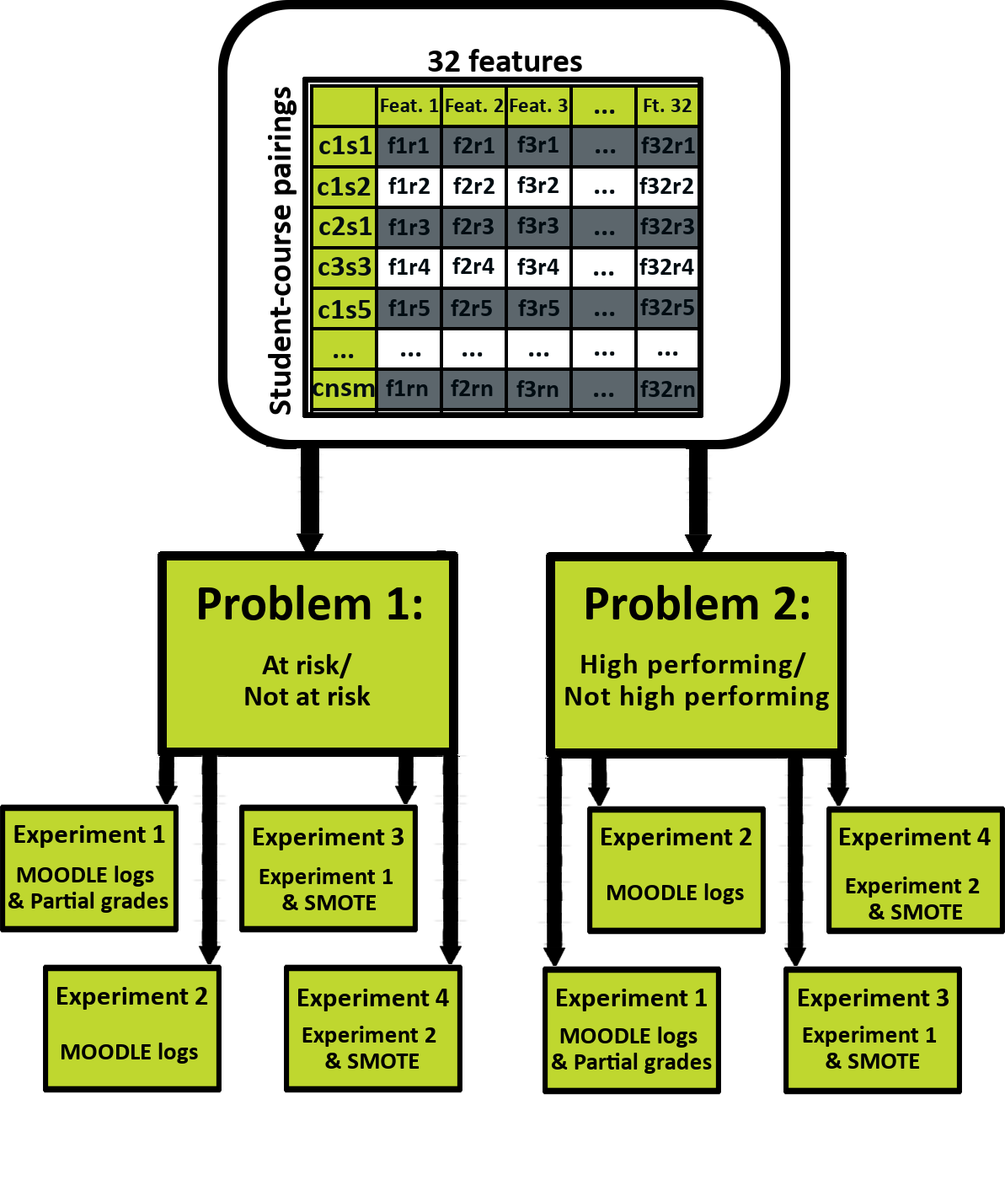
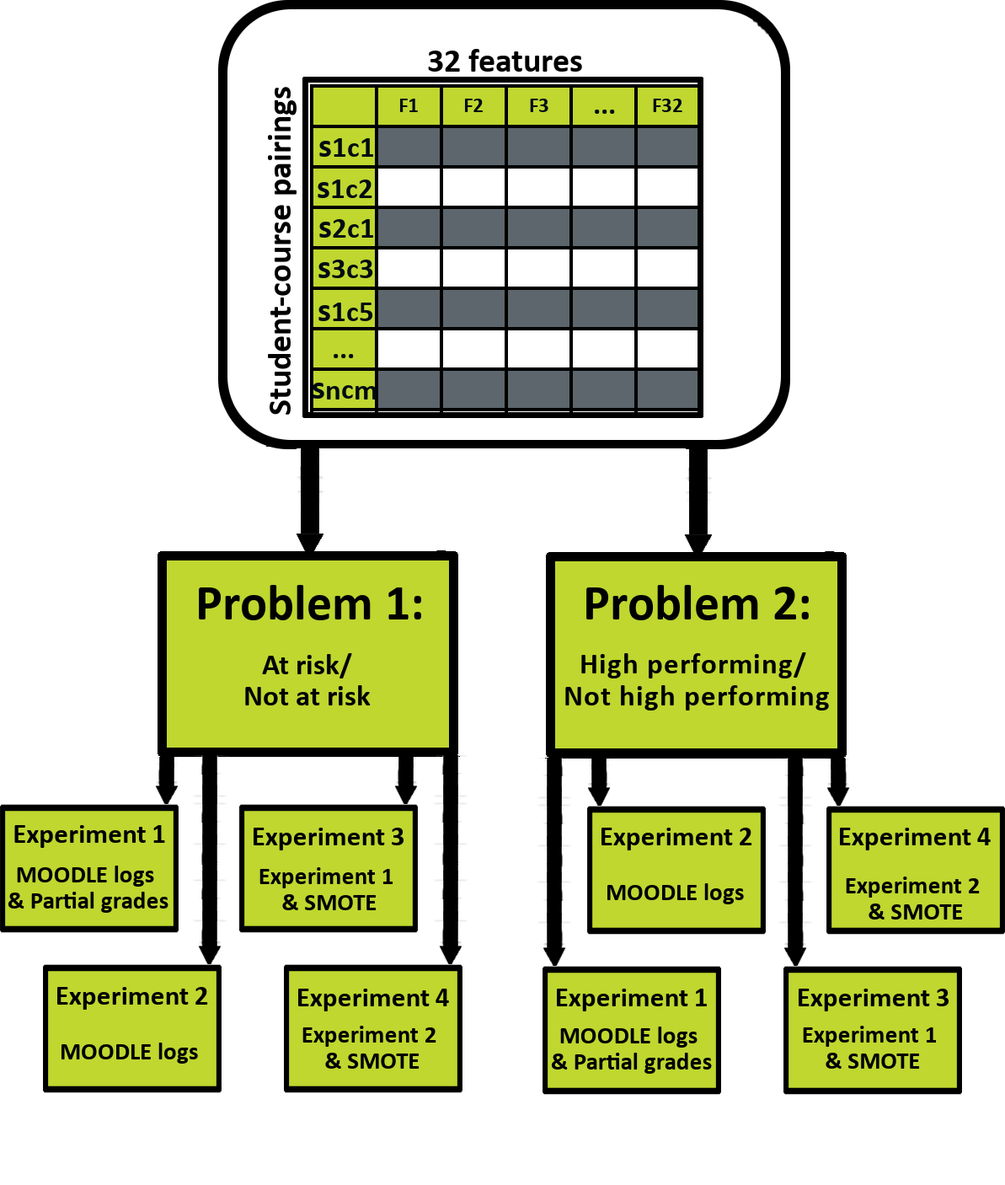
Comparing the layer stacks of the two 1005×1185 images. Changes:
renamed "cnsm #1" to "sncm", painted on it over [312, 382, 377, 400]
renamed "c1s5 #1" to "s1c5", painted on it over [318, 300, 374, 322]
renamed "c3s3" to "s3c3", painted on it over [318, 257, 374, 279]
renamed "c2s1 #1" to "s2c1", painted on it over [319, 216, 375, 238]
renamed "c1s2 #1" to "s1c2", painted on it over [317, 176, 373, 199]
renamed "c1s1" to "s1c1", painted on it over [319, 135, 375, 157]
removed layer "f2r2" over [453, 176, 495, 194]
removed layer "f32r2" over [639, 176, 694, 194]
removed layer "f32r3" over [640, 217, 695, 235]
removed layer "f3r3" over [517, 216, 559, 234]
removed layer "f32r4" over [639, 257, 695, 275]
removed layer "f3r4" over [517, 257, 560, 275]
removed layer "f32r5" over [640, 298, 695, 316]
removed layer "f3r5" over [518, 299, 560, 317]
removed layer "f2r5" over [450, 299, 493, 317]
removed layer "f2r3" over [452, 217, 494, 235]
removed layer "f32rn" over [640, 380, 696, 397]
removed layer "f2rn" over [450, 379, 494, 397]
removed layer "f1rn" over [385, 379, 429, 397]
removed layer "f1r4" over [388, 257, 431, 275]
removed layer "f32r1" over [641, 136, 696, 154]
renamed "Feat. 3" to "F3", painted on it over [509, 98, 569, 113]
renamed "Feat. 2" to "F2", painted on it over [445, 98, 504, 113]
renamed "Feat. 1" to "F1", painted on it over [380, 98, 440, 113]
…and 21 more changes (1 painted, 20 removed, 1 renamed)
